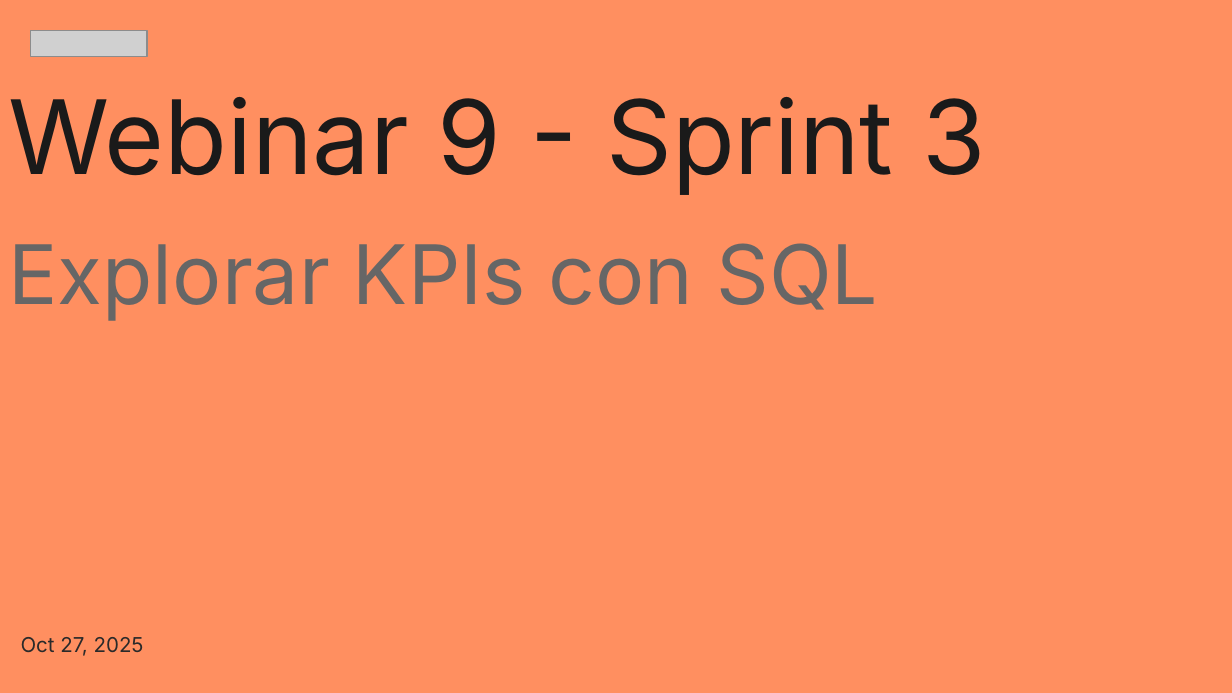
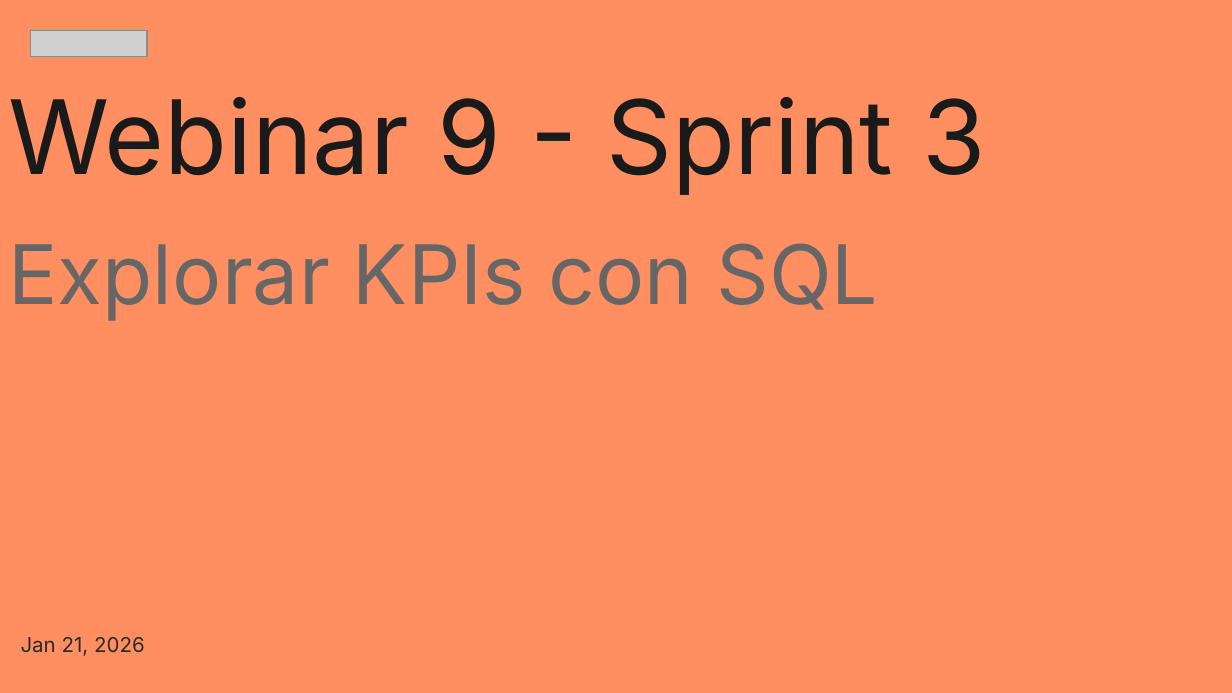
Before and after one commit to zyntonyson/bootcamp_ds_da, a slide deck: slide 1 of 03-da-v8-explora-kpis-sql/09-SQL.pptx. Drawn at 1232x693 pixels with LibreOffice and Linux fonts; fonts in the diff are those of the drawing; grey boxes stand for pictures. Boxes give left, top, right and bottom in pixels: in the first picture for what was removed or moved away, otherwise in the second. Text is boxed around its words. In the diff, an @@ line names an element or a change of style, - is before the commit and + after.

```diff
--- a/03-da-v8-explora-kpis-sql/09-SQL.pptx
+++ b/03-da-v8-explora-kpis-sql/09-SQL.pptx
@@ subtitle at (21, 637, 145, 656): text changed @@
-Oct 27, 2025
+Jan 21, 2026
```
Also in this commit, not shown: 2 other slides changed, 9 other files.
